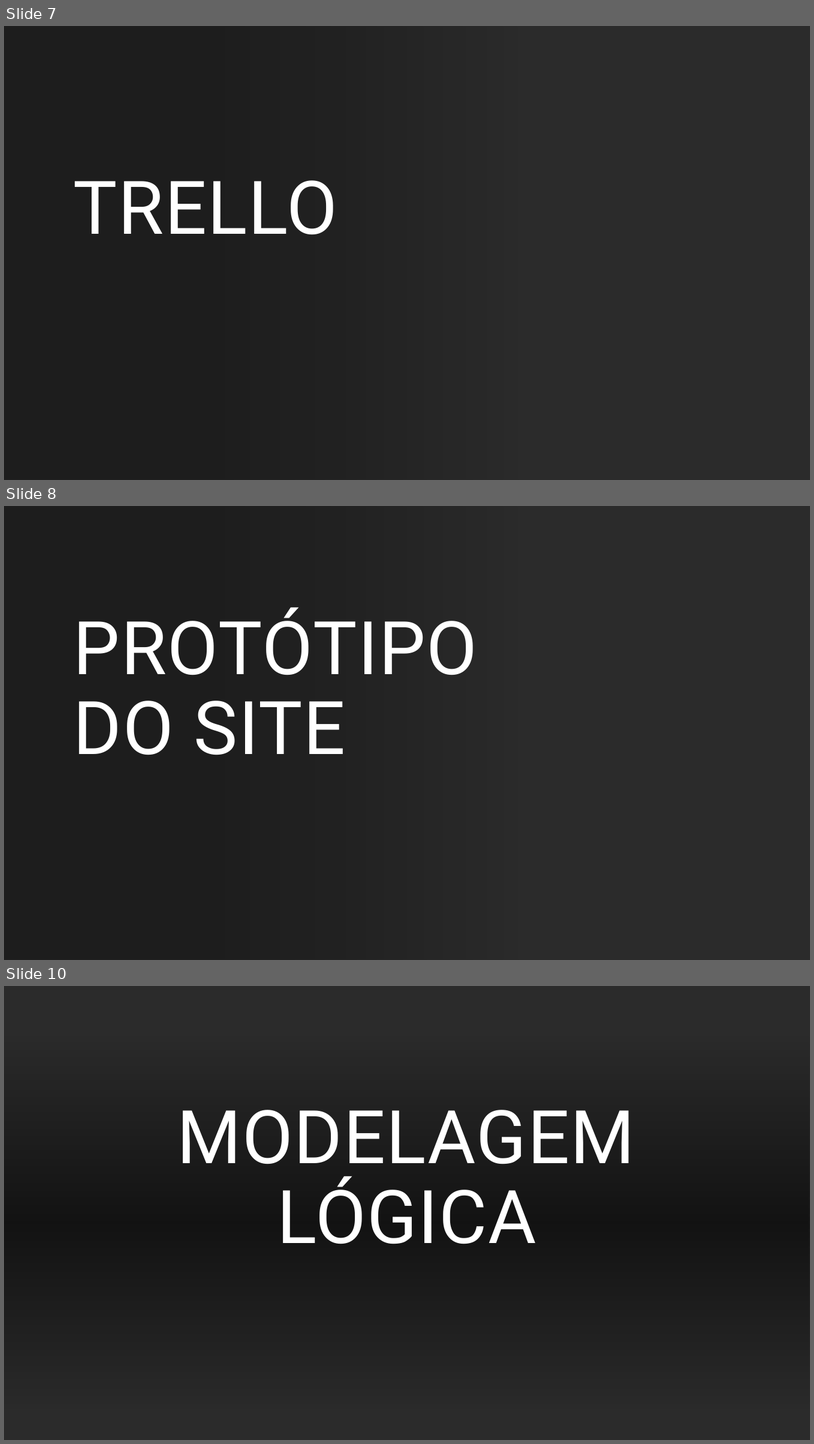
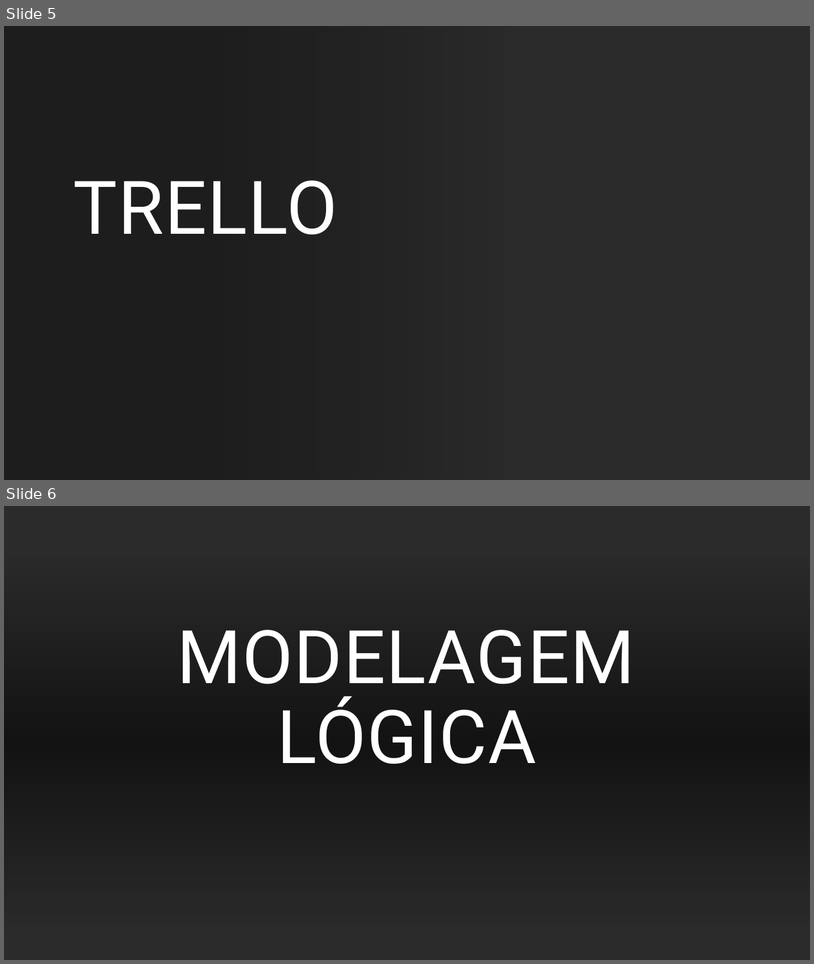
Before and after one commit to AntonioGoncalvesSousa/Projeto-Individual, a slide deck: Documentação/Documentação Proj.pptx. Shown one above the other, each under a label of ours: slides 7, 8 and 10 before the commit, slides 5 and 6 after it; the slides between them are not shown. The pictures are 814x1444 and 814x964 pixels, drawn with LibreOffice and Linux fonts; fonts in the diff are those of the drawing; background and template pictures are left out; a plain dark background stands for a picture behind light text. Boxes give left, top, right and bottom in pixels: in the first picture for what was removed or moved away, otherwise in the second. Text is boxed around its words. In the diff, an @@ line names an element or a change of style, - is before the commit and + after.

```diff
--- a/Documentação/Documentação Proj.pptx
+++ b/Documentação/Documentação Proj.pptx
@@ slide 8 removed at (4,506,810,960), background picture (left out); not listed: 1 template element that a slide beside it also shows @@
@@ rectangle removed at (4,506,810,960) @@
@@ rectangle removed at (4,506,519,960) @@
@@ title removed at (74,607,477,755) @@
-PROTÓTIPO DO SITE
@@ rectangle removed at (4,784,810,960) @@
@@ what was slide 7 is now slide 5 @@
@@ what was slide 10 is now slide 6 @@
```
Also in this commit, not shown: 2 slides changed, 5 slides added, 6 other slides removed, 2 other files.
